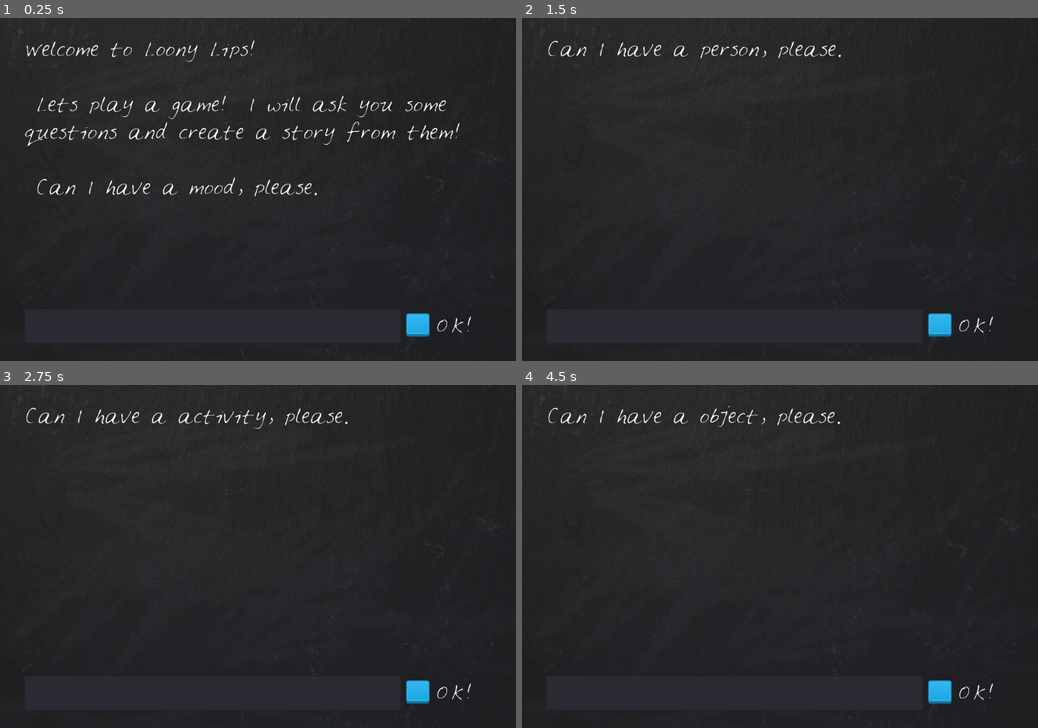
Above: before the commit, frames 1-4 (two rows, left to right).
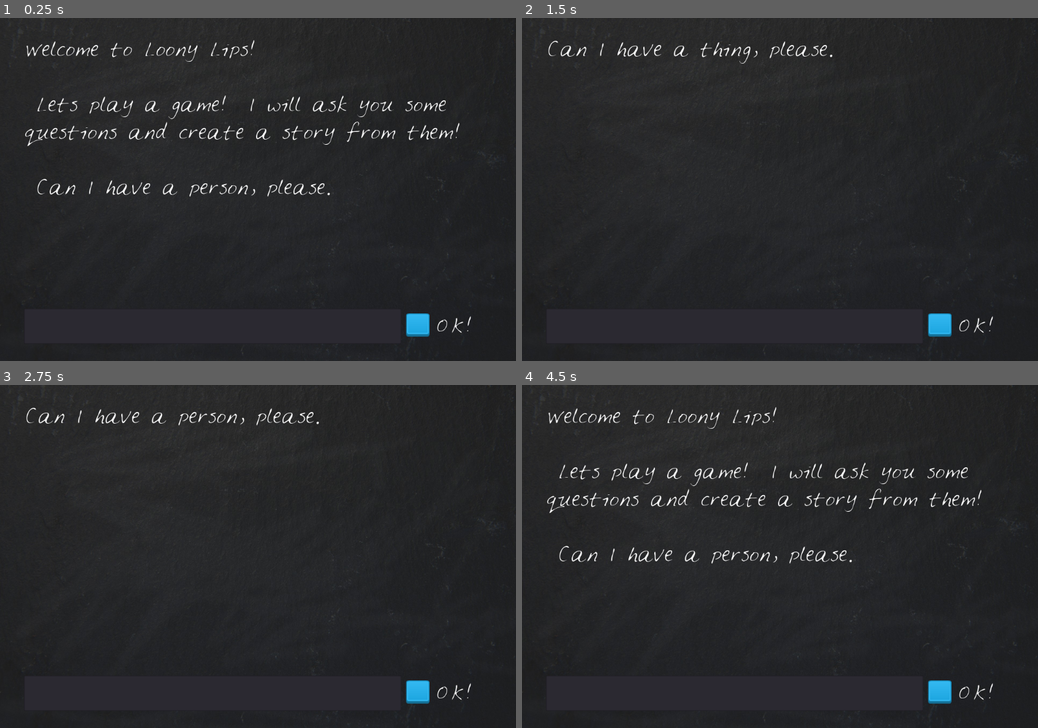
Above: after the commit, the same moments.

Repository: cyberbray/GDTV_Godot-Course_Loony_Lips
Game: Godot game, scene res://Narrator.tscn
Two runs of this game, one before a commit and one after it. Both use one fixed random seed, a clock stepped at 60 frames per second and the inputs below.
Inputs (mouse positions are in pixels of both pictures, inside the frame that each line leads up to):
- Up to frame 1 (0.25 s): no input
- Up to frame 2 (1.5 s): click (733, 326) at 0.52 s; type "12" at 0.6 s; click "OK!" at 1.25 s
- Up to frame 3 (2.75 s): click "OK!" at 2 s
- Up to frame 4 (4.5 s): click "OK!" at 2.75 s; tap Enter at 3.5 s; click "OK!" (after the commit: "Again?") at 4.25 s

The runs differ from the first frame. In frame 1, 0.4% of the frame differs, in the area x 36-64%, y 46-53%; in frame 2, 0.4%; in frame 3, 0.5%; in frame 4, 2.6%, in the area x 4-90%, y 6-53%.

Commit message:
Added dictionary templates and random integers to select a random story

Diff:
--- a/Narrator.gd
+++ b/Narrator.gd
@@ -1,12 +1,23 @@
 extends Node2D
 
 var player_words = []
-var prompt = ["a mood", "a person", "a activity", "a place", "a person", "a object", "a action"]
-var story = "It was a %s day, so %s went for a %s in %s.  %s saw this so grabbed the nearest %s and started %s it!"
-var start = "Welcome, lets play a game.  I will ask you some questions and then create a story using them!"
+
+var template = [
+		{
+		"prompt" : ["a mood", "a person", "a activity", "a place", "a person", "a object", "a action"],
+		"story" : "It was a %s day, so %s went %s in the %s.  %s saw this so grabbed the nearest %s and started %s it!"
+		},
+		{
+		"prompt" : ["a person", "a thing", "a person", "a mood"],
+		"story" : "%s arrived riding a %s, this made %s %s!"
+		}
+	]
+var current_story
 
 func _ready():
-	$Blackboard/StoryText.text = "Welcome to Loony Lips! \n\n Lets play a game!  I will ask you some questions and create a story from them! \n\n Can I have " + prompt[player_words.size()] + ", please."
+	randomize()
+	current_story = template [randi() % template.size()]
+	$Blackboard/StoryText.text = "Welcome to Loony Lips! \n\n Lets play a game!  I will ask you some questions and create a story from them! \n\n Can I have " + current_story.prompt[player_words.size()] + ", please."
 	$Blackboard/EditBox.text = ""
 
 func _on_OKButton_pressed():
@@ -22,10 +33,10 @@
 	check_player_word_length()
 
 func is_story_done():
-	return player_words.size() == prompt.size()
+	return player_words.size() == current_story.prompt.size()
 
 func prompt_player():
-	$Blackboard/StoryText.text = ("Can I have " + prompt[player_words.size()] + ", please.")
+	$Blackboard/StoryText.text = ("Can I have " + current_story.prompt[player_words.size()] + ", please.")
 
 func check_player_word_length():
 	if is_story_done():
@@ -35,7 +46,7 @@
 		prompt_player()
 
 func tell_story():
-	$Blackboard/StoryText.text = story % player_words
+	$Blackboard/StoryText.text = current_story.story % player_words
 	end_game()
 
 func end_game():
